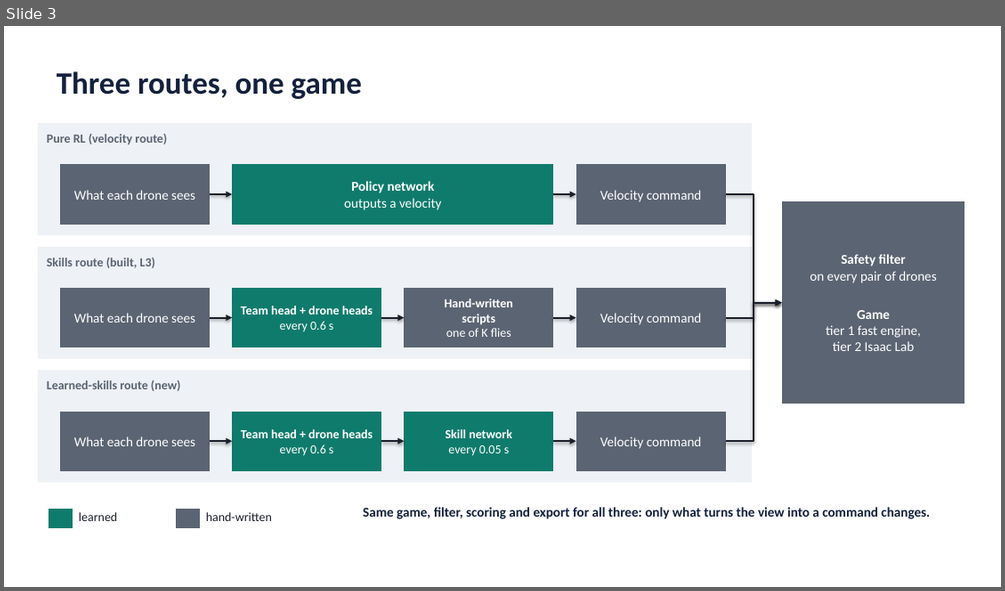
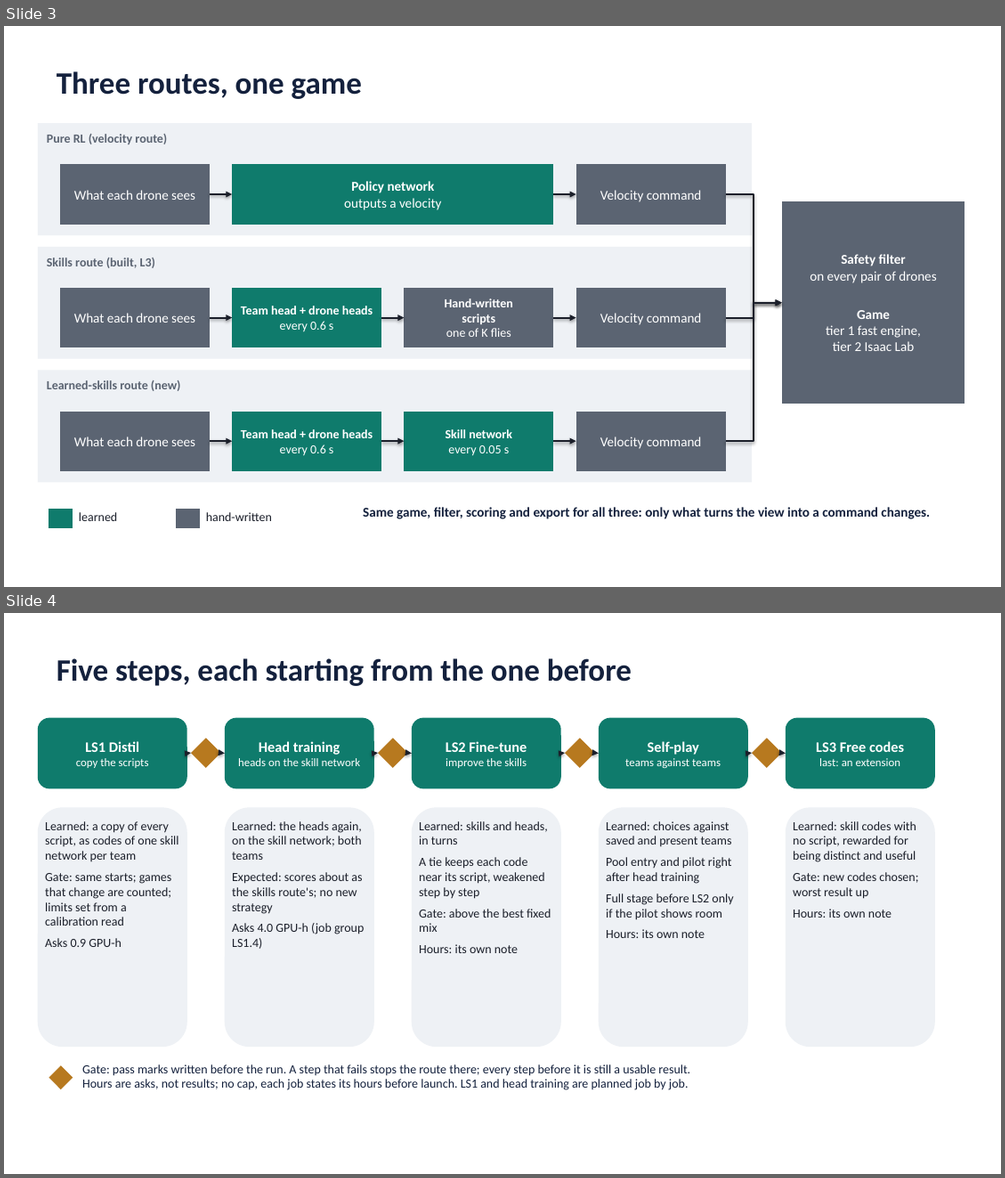
Before and after one commit to AI-DA-STC/AirStack-starling-max2, a slide deck: svg_training/ste_learning/figures/learned_skills_route.pptx. Shown one above the other, each under a label of ours: slide 3 before the commit, slides 3 and 4 after it. The pictures are 1005x591 and 1005x1178 pixels, drawn with LibreOffice and Linux fonts; fonts in the diff are those of the drawing. Boxes give left, top, right and bottom in pixels: in the first picture for what was removed or moved away, otherwise in the second. Text is boxed around its words. In the diff, an @@ line names an element or a change of style, - is before the commit and + after.

```diff
--- a/svg_training/ste_learning/figures/learned_skills_route.pptx
+++ b/svg_training/ste_learning/figures/learned_skills_route.pptx
@@ slide 4 added at [4,613,1001,1174], background #FFFFFF @@
@@ title added at [57,658,631,686], 30 pt, text #14213D, bold @@
+Five steps, each starting from the one before
@@ rounded rectangle added at [38,718,187,788], fill #0F7B6C, 11 pt, text #FFFFFF @@
+LS1 Distil
+copy the scripts
@@ rounded rectangle added at [225,718,374,788], fill #0F7B6C, 11 pt, text #FFFFFF @@
+Head training
+heads on the skill network
@@ rounded rectangle added at [412,718,561,788], fill #0F7B6C, 11 pt, text #FFFFFF @@
+LS2 Fine-tune
+improve the skills
@@ rounded rectangle added at [599,718,748,788], fill #0F7B6C, 11 pt, text #FFFFFF @@
+Self-play
+teams against teams
@@ rounded rectangle added at [785,718,935,788], fill #0F7B6C, 11 pt, text #FFFFFF @@
+LS3 Free codes
+last: an extension
@@ diamond added at [191,738,221,768], fill #B7791F @@
@@ diamond added at [378,738,408,768], fill #B7791F @@
@@ diamond added at [565,738,595,768], fill #B7791F @@
@@ diamond added at [752,738,782,768], fill #B7791F @@
@@ arrow added from (187, 754) to (191, 753), #1B1F2A 1.75 pt @@
@@ arrow added from (221, 753) to (225, 754), #1B1F2A 1.75 pt @@
@@ arrow added from (374, 754) to (378, 753), #1B1F2A 1.75 pt @@
@@ arrow added from (408, 753) to (412, 754), #1B1F2A 1.75 pt @@
@@ arrow added from (561, 754) to (565, 753), #1B1F2A 1.75 pt @@
@@ arrow added from (595, 753) to (599, 754), #1B1F2A 1.75 pt @@
@@ arrow added from (748, 754) to (752, 753), #1B1F2A 1.75 pt @@
@@ arrow added from (782, 753) to (785, 754), #1B1F2A 1.75 pt @@
@@ rounded rectangle added at [38,807,187,1046], fill #EEF1F5 @@
@@ text added at [45,821,178,947], 12 pt, text #1B1F2A @@
+Learned: a copy of every script, as codes of one skill network per team
+Gate: same starts; games that change are counted; limits set from a calibration read
+Asks 0.9 GPU-h
@@ rounded rectangle added at [225,807,374,1046], fill #EEF1F5 @@
@@ text added at [232,821,364,949], 12 pt, text #1B1F2A @@
+Learned: the heads again, on the skill network; both teams
+Expected: scores about as the skills route's; no new strategy
+Asks 4.0 GPU-h (job group LS1.4)
@@ rounded rectangle added at [412,807,561,1046], fill #EEF1F5 @@
@@ text added at [419,821,550,953], 12 pt, text #1B1F2A @@
+Learned: skills and heads, in turns
+A tie keeps each code near its script, weakened step by step
+Gate: above the best fixed mix
+Hours: its own note
@@ rounded rectangle added at [599,807,748,1046], fill #EEF1F5 @@
@@ text added at [606,821,733,938], 12 pt, text #1B1F2A @@
+Learned: choices against saved and present teams
+Pool entry and pilot right after head training
+Full stage before LS2 only if the pilot shows room
+Hours: its own note
@@ rounded rectangle added at [785,807,935,1046], fill #EEF1F5 @@
@@ text added at [793,821,918,917], 12 pt, text #1B1F2A @@
+Learned: skill codes with no script, rewarded for being distinct and useful
+Gate: new codes chosen; worst result up
+Hours: its own note
@@ diamond added at [48,1065,73,1089], fill #B7791F @@
@@ text added at [82,1064,690,1090], 12 pt, text #14213D @@
+Gate: pass marks written before the run. A step that fails stops the route there; every step before it is still a usable result.
+Hours are asks, not results; no cap, each job states its hours before launch. LS1 and head training are planned job by job.
```
Also in this commit, not shown: 3 slides changed, 2 other slides added, 1 slide removed, 5 other files.
